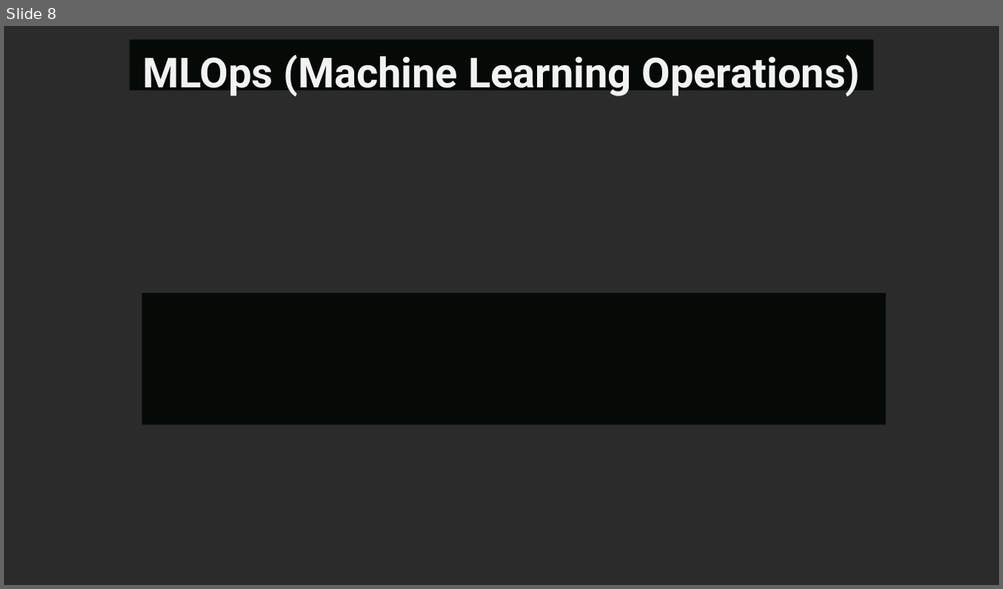
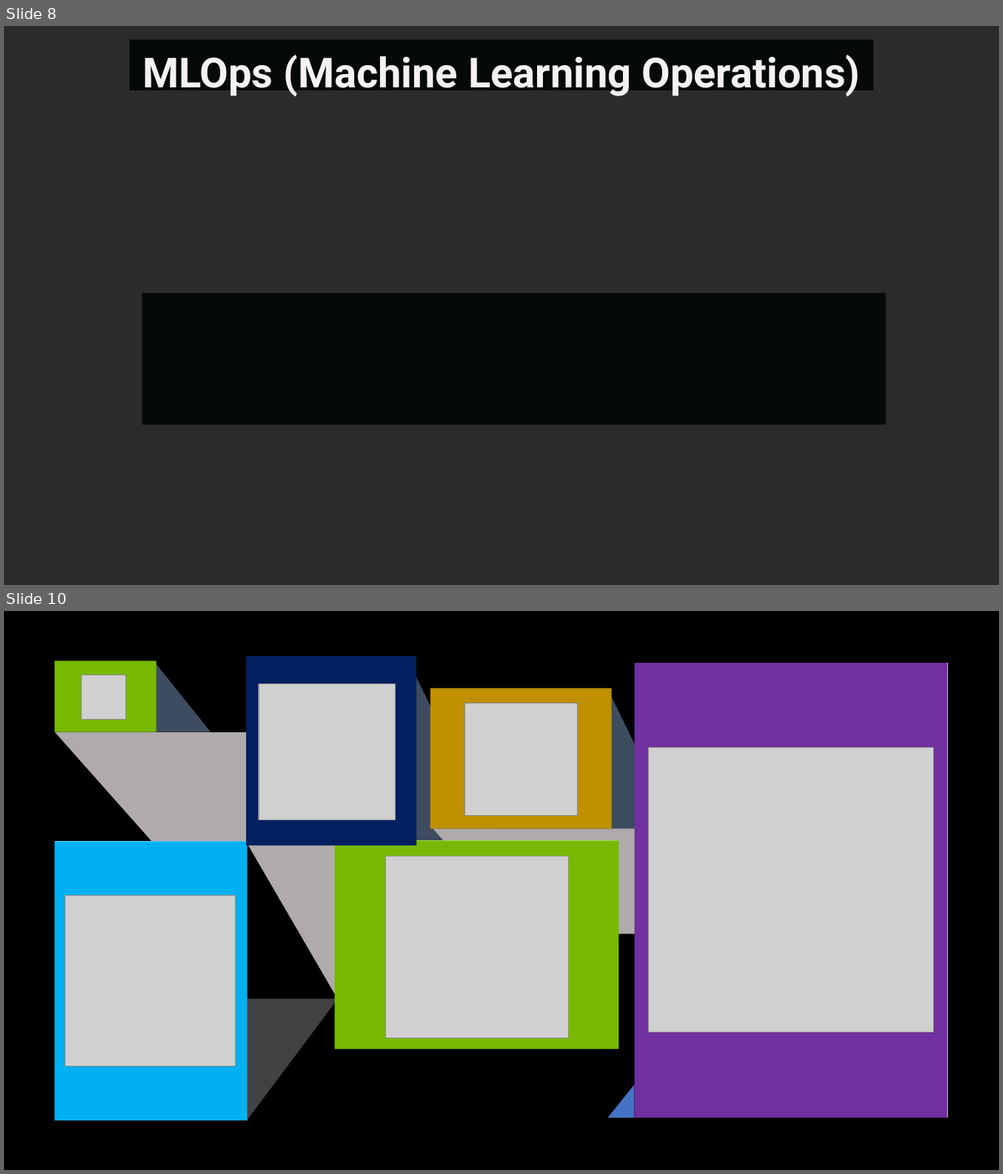
Before and after one commit to DataScience-2021/Analytics-Vidhya, a slide deck: #Data-Engineering/DataEngineering.pptx. Shown one above the other, each under a label of ours: slide 8 before the commit, slides 8 and 10 after it; the slides between them are not shown. The pictures are 1003x589 and 1003x1174 pixels, drawn with LibreOffice and Linux fonts; fonts in the diff are those of the drawing; grey boxes stand for pictures; background and template pictures are left out; a plain dark background stands for a picture behind light text. Boxes give left, top, right and bottom in pixels: in the first picture for what was removed or moved away, otherwise in the second. Text is boxed around its words. In the diff, an @@ line names an element or a change of style, - is before the commit and + after.

```diff
--- a/#Data-Engineering/DataEngineering.pptx
+++ b/#Data-Engineering/DataEngineering.pptx
@@ slide 10 added at (4,611,999,1170), background #000000 @@
@@ rectangle added at (55,661,156,732), fill #77B900 @@
@@ freeform shape added at (56,661,155,731), fill #FFFFFF @@
@@ picture added at (82,675,126,720) @@
@@ right triangle added at (156,664,210,732), fill #3D4C5F @@
@@ rectangle added at (246,657,416,846), fill #002060 @@
@@ freeform shape added at (247,660,409,844), fill #FFFFFF @@
@@ right triangle added at (407,658,495,843), fill #3D4C5F @@
@@ freeform shape added at (634,664,948,1119), fill #FFFFFF @@
@@ rectangle added at (634,664,948,1119), fill #7030A0 @@
@@ picture added at (259,684,395,820) @@
@@ rectangle added at (430,689,612,829), fill #BF9000 @@
@@ freeform shape added at (434,689,608,829), fill #FFFFFF @@
@@ right triangle added at (609,691,697,875), fill #3D4C5F @@
@@ picture added at (464,703,577,816) @@
@@ freeform shape added at (55,732,247,844), fill #AFABAB @@
@@ picture added at (648,748,933,1033) @@
@@ freeform shape added at (432,829,661,934), fill #AFABAB @@
@@ rectangle added at (55,842,247,1122), fill #00B0F0 @@
@@ freeform shape added at (56,842,247,1121), fill #FFFFFF @@
@@ right triangle added at (247,843,336,997), fill #AFABAB @@
@@ rectangle added at (335,841,619,1050), fill #77B900 @@
@@ freeform shape added at (336,841,619,1050), fill #FFFFFF @@
@@ picture added at (386,857,568,1039) @@
@@ picture added at (65,896,236,1067) @@
@@ right triangle added at (247,999,338,1122), fill #A5A5A5 at 40% opacity @@
@@ right triangle added at (608,1085,634,1118), fill #4472C4 @@
```
Also in this commit, not shown: 2 other slides added, 5 other files.
